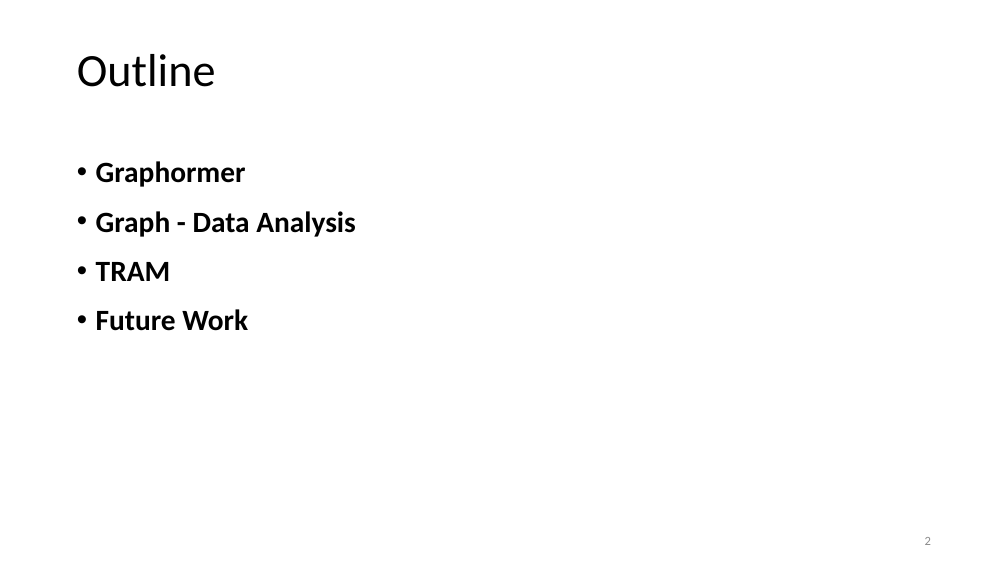
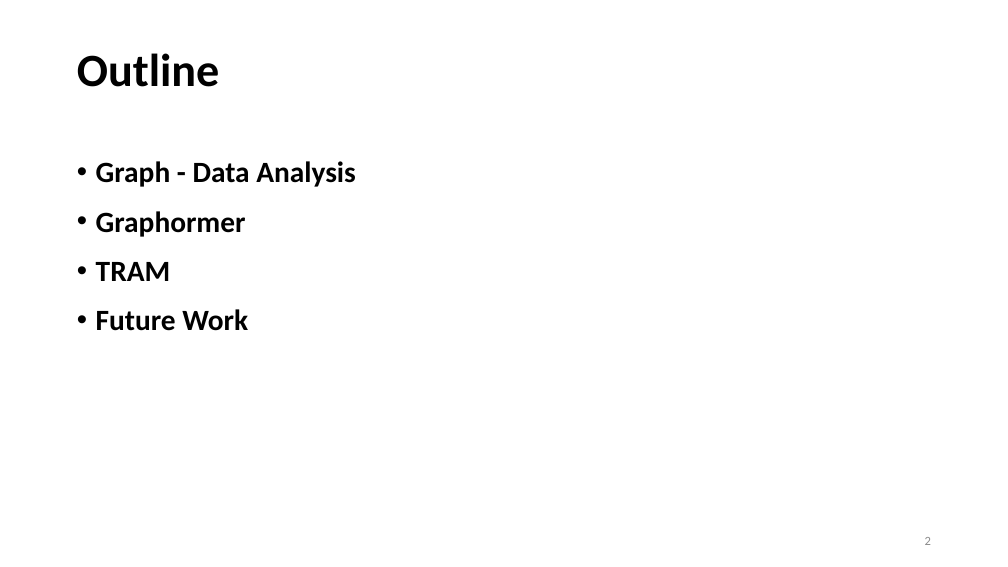
Before and after one commit to Bai1026/Intern-IIS, a slide deck: slide 2 of Meeting/Presentation_0802.pptx. Drawn at 1008x567 pixels with LibreOffice and Linux fonts; fonts in the diff are those of the drawing. Boxes give left, top, right and bottom in pixels: in the first picture for what was removed or moved away, otherwise in the second. Text is boxed around its words. In the diff, an @@ line names an element or a change of style, - is before the commit and + after.

```diff
--- a/Meeting/Presentation_0802.pptx
+++ b/Meeting/Presentation_0802.pptx
@@ title "Outline" at [77, 53, 220, 87]: bold on @@
@@ text at [96, 161, 356, 187]: paragraph added @@
+• Graph - Data Analysis
@@ text at [96, 211, 356, 237]: paragraph removed @@
-• Graph - Data Analysis
```
Also in this commit, not shown: 6 other slides changed, 12 slides added, 9 slides removed, 47 other files.
